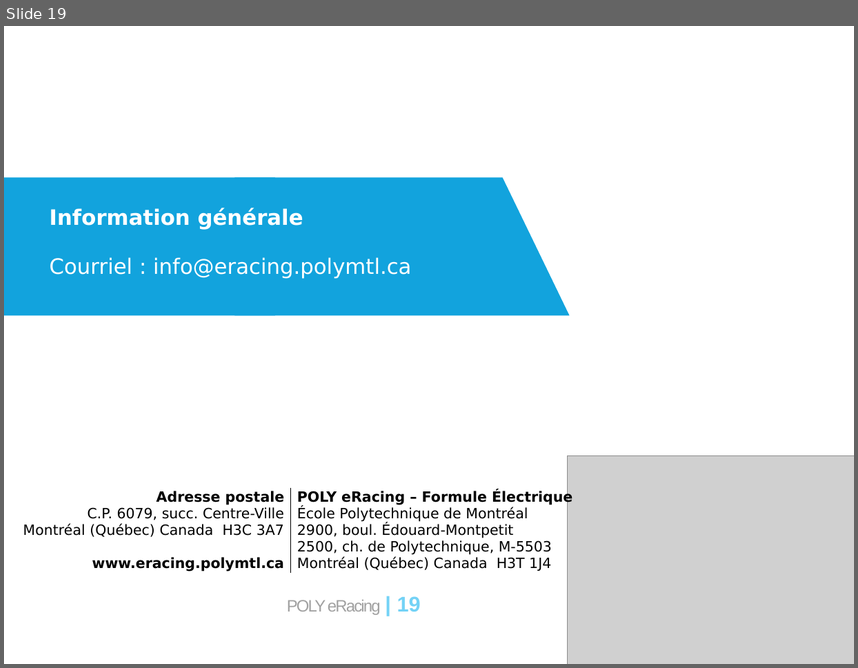
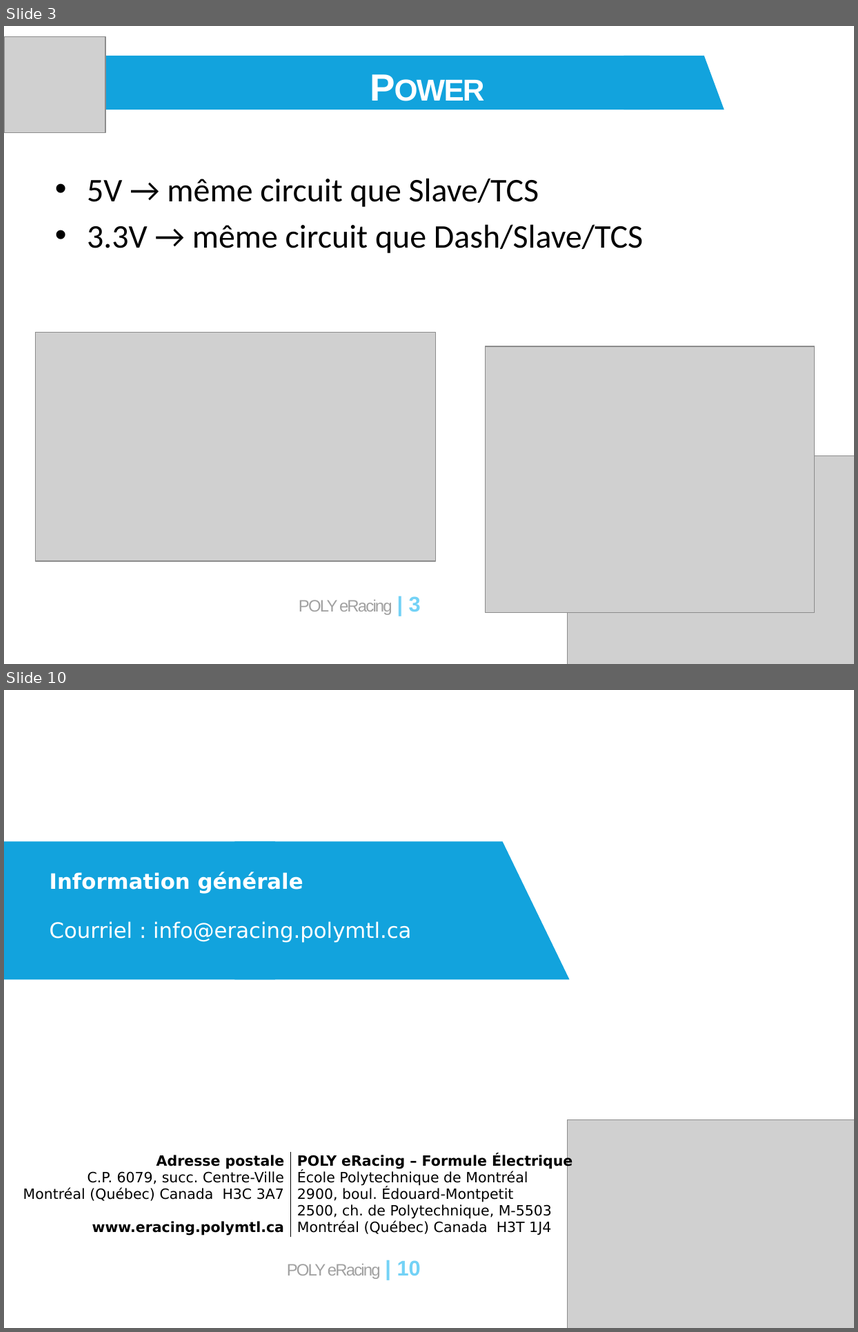
Before and after one commit to eRacing/DAQ, a slide deck: doc/DAQ_v3_DR1.pptx. Shown one above the other, each under a label of ours: slide 19 before the commit, slides 3 and 10 after it; the slides between them are not shown. The pictures are 858x668 and 858x1332 pixels, drawn with LibreOffice and Linux fonts; fonts in the diff are those of the drawing; grey boxes stand for pictures. Boxes give left, top, right and bottom in pixels: in the first picture for what was removed or moved away, otherwise in the second. Text is boxed around its words. In the diff, an @@ line names an element or a change of style, - is before the commit and + after.

```diff
--- a/doc/DAQ_v3_DR1.pptx
+++ b/doc/DAQ_v3_DR1.pptx
@@ slide 3 added at bbox=[4, 26, 854, 664], background #FFFFFF; not listed: 1 template element that a slide beside it also shows @@
@@ picture added at bbox=[4, 37, 105, 133] @@
@@ rectangle added at bbox=[62, 56, 650, 110], fill #12A3DD @@
@@ text added at bbox=[157, 52, 691, 103], 32 pt, text #FFFFFF, bold, small capitals @@
+Power
@@ flow chart manual input added at bbox=[624, 56, 724, 110], fill #12A3DD @@
@@ text added at bbox=[87, 178, 643, 253], 28 pt, text #000000 @@
+• 5V → même circuit que Slave/TCS
+• 3.3V → même circuit que Dash/Slave/TCS
@@ picture added at bbox=[36, 332, 435, 561] @@
@@ picture added at bbox=[485, 346, 814, 612] @@
@@ picture added at bbox=[568, 455, 854, 664] @@
@@ what was slide 19 is now slide 10 @@
@@ page number at bbox=[287, 1260, 421, 1279]: text changed @@
-POLY eRacing | 19
+POLY eRacing | 10
```
Also in this commit, not shown: 3 slides changed, 5 other slides added, 15 slides removed, 2 other files.
